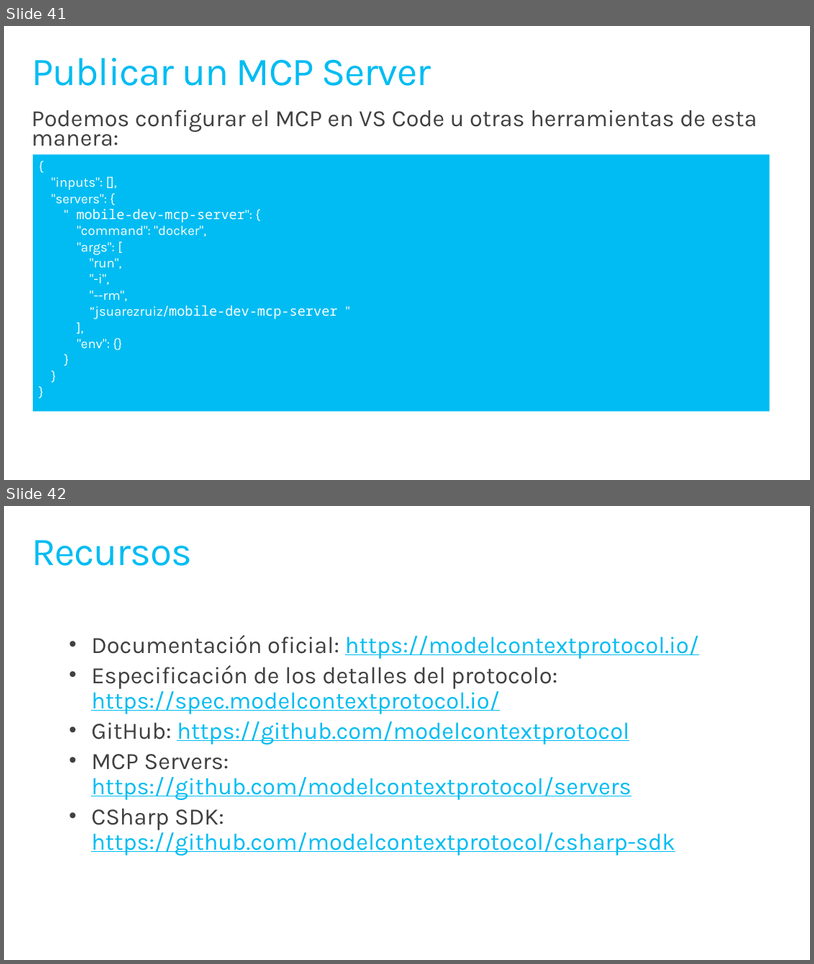
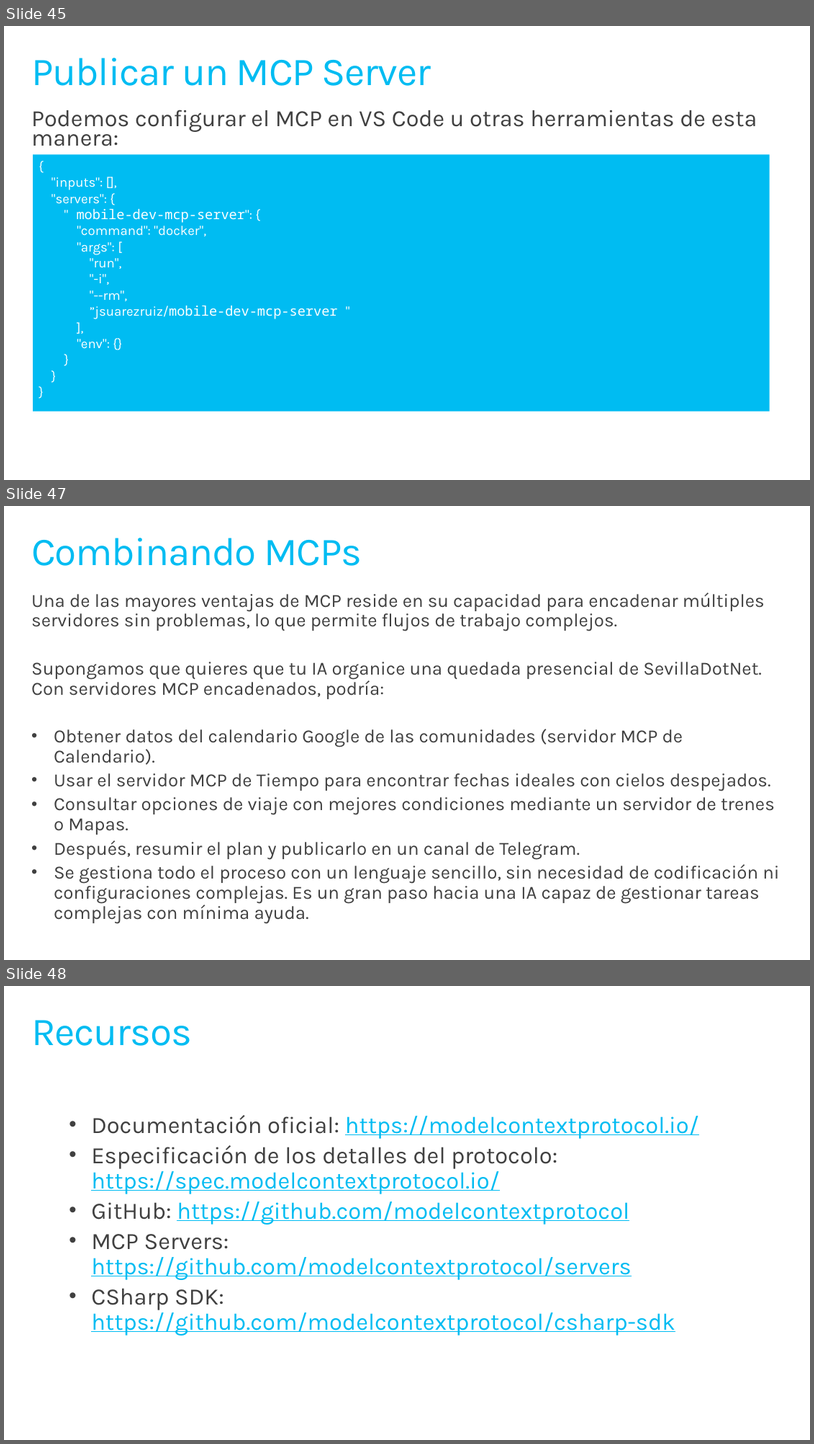
Before and after one commit to jsuarezruiz/sevilladotnet-mcp-materials, a slide deck: introduccion-mcp.pptx. Shown one above the other, each under a label of ours: slides 41 and 42 before the commit, slides 45, 47 and 48 after it; the slides between them are not shown. The pictures are 814x964 and 814x1444 pixels, drawn with LibreOffice and Linux fonts; fonts in the diff are those of the drawing. Boxes give left, top, right and bottom in pixels: in the first picture for what was removed or moved away, otherwise in the second. Text is boxed around its words. In the diff, an @@ line names an element or a change of style, - is before the commit and + after.

Commit message:
Updated slides

```diff
--- a/introduccion-mcp.pptx
+++ b/introduccion-mcp.pptx
@@ slide 47 added at [4, 506, 810, 960], background #FFFFFF @@
@@ title added at [31, 538, 362, 566], 47 pt, text #00BCF2 @@
+Combinando MCPs
@@ text added at [31, 592, 779, 924], 22.2 pt, text #404040 @@
+Una de las mayores ventajas de MCP reside en su capacidad para encadenar múltiples servidores sin problemas, lo que permite flujos de trabajo complejos.
+Supongamos que quieres que tu IA organice una quedada presencial de SevillaDotNet. Con servidores MCP encadenados, podría:
+• Obtener datos del calendario Google de las comunidades (servidor MCP de Calendario).
+• Usar el servidor MCP de Tiempo para encontrar fechas ideales con cielos despejados.
+• Consultar opciones de viaje con mejores condiciones mediante un servidor de trenes o Mapas.
+• Después, resumir el plan y publicarlo en un canal de Telegram.
+• Se gestiona todo el proceso con un lenguaje sencillo, sin necesidad de codificación ni configuraciones complejas. Es un gran paso hacia una IA capaz de gestionar tareas complejas con mínima ayuda.
@@ what was slide 41 is now slide 45 @@
@@ what was slide 42 is now slide 48 @@
```
Also in this commit, not shown: 5 other slides added.
